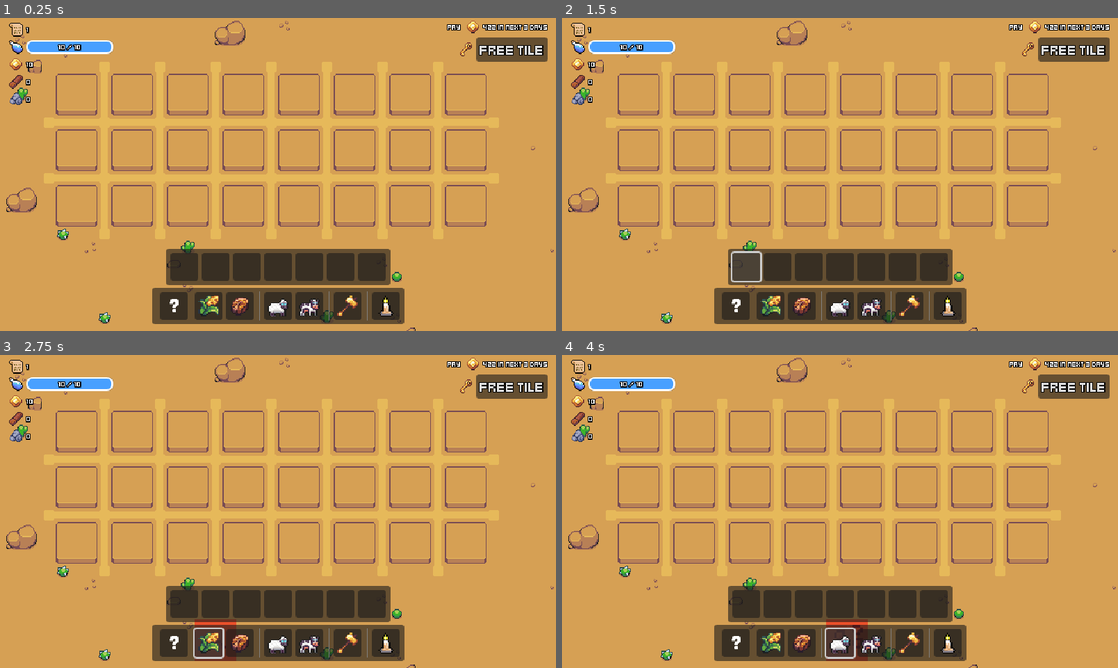
Above: before the commit, frames 1-4 (two rows, left to right).
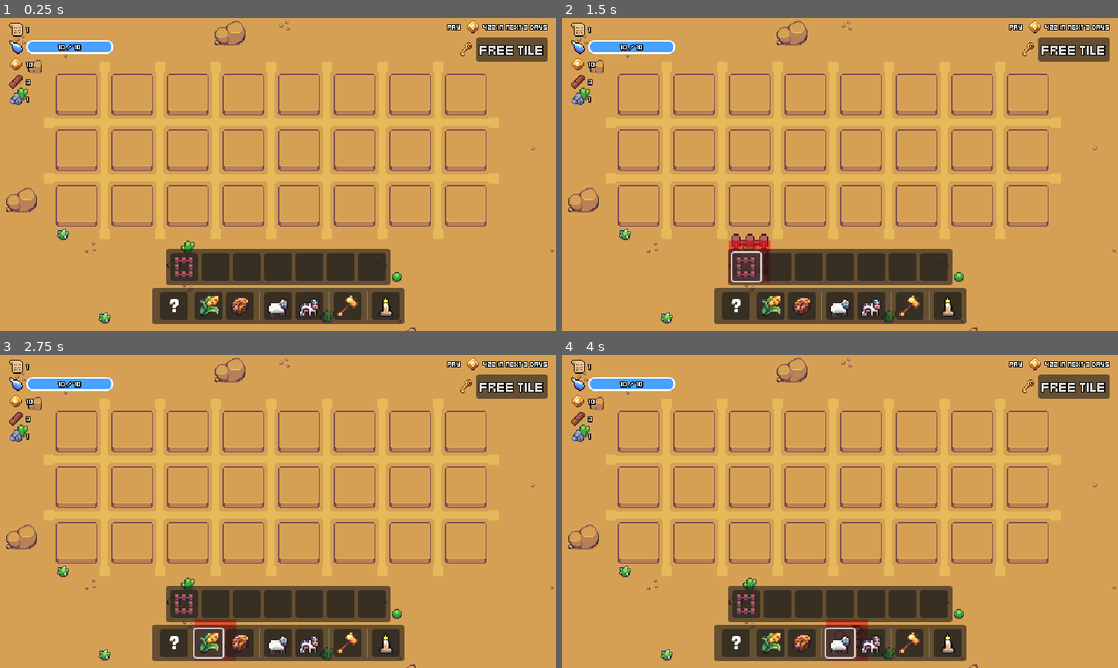
Above: after the commit, the same moments.

Repository: w-dib/DesertPunk
Game: Godot game, scene res://scenes/main/game.tscn
The game is run twice, just before and just after one commit, with the same random seed, the same clock (stepped at 60 frames per second) and the same inputs.
Inputs (mouse positions are in pixels of both pictures, inside the frame that each line leads up to):
- Up to frame 1 (0.25 s): no input
- Up to frame 2 (1.5 s): click (745, 265) at 0.52 s; click (745, 265) at 1.27 s
- Up to frame 3 (2.75 s): click (211, 642) at 2 s
- Up to frame 4 (4 s): click (801, 642) at 2.75 s; click (840, 642) at 3.5 s

The runs differ from the first frame. In frame 1, 0.1% of the frame differs, in the area x 4-35%, y 20-83%; in frame 2, 0.6%, in the area x 4-38%, y 20-85%; in frame 3, 0.1%; in frame 4, 0.1%.

Commit message:
Add farm as deployable

Diff:
--- /dev/null
+++ b/resources/building/farm.tres
@@ -0,0 +1,18 @@
+[gd_resource type="Resource" script_class="Building" load_steps=2 format=3 uid="uid://btmxe2fvo0y8b"]
+
+[ext_resource type="Script" path="res://scripts/resource_base/building.gd" id="1_yxs2b"]
+
+[resource]
+script = ExtResource("1_yxs2b")
+name = "Farm"
+cost_wood = 1
+cost_stone = 0
+cost_cloth = 0
+tile_type = 1
+can_be_free_tile = true
+costs_action_to_deply = true
+tile_map_source = 0
+tile_map_coordinates = Vector2i(0, 0)
+descriptor_text = "Grows animals over time.
+Animals feed on plants."
+deployable_scene = "res://scenes/deployables/buildings/farm.tscn"
--- a/scenes/UI/ui.tscn
+++ b/scenes/UI/ui.tscn
@@ -9,8 +9,10 @@
 [ext_resource type="Texture2D" uid="uid://mrpbaru52fy5" path="res://assets/icons/barley.png" id="4_wvrwy"]
 [ext_resource type="Resource" uid="uid://s4cgle27sbwl" path="res://resources/animals/camel.tres" id="5_jplgw"]
 [ext_resource type="Texture2D" uid="uid://djsufpb4iexqf" path="res://assets/icons/date.png" id="5_xvnit"]
+[ext_resource type="Resource" uid="uid://btmxe2fvo0y8b" path="res://resources/building/farm.tres" id="6_66q4k"]
 [ext_resource type="Texture2D" uid="uid://bok213me2v2io" path="res://assets/tile_maps/PasturingSheepIdleSide.png" id="6_wadh2"]
 [ext_resource type="Texture2D" uid="uid://cbe18yvclsqk5" path="res://assets/tile_maps/GrazingCowIdleSide.png" id="7_5ie6m"]
+[ext_resource type="Texture2D" uid="uid://bcbpmh4f00cif" path="res://assets/icons/farm.png" id="7_ubmeb"]
 [ext_resource type="Texture2D" uid="uid://dakn3r5jsi667" path="res://assets/icons/hammer.png" id="8_ktomk"]
 [ext_resource type="Texture2D" uid="uid://cm8xai6eqofem" path="res://assets/icons/candle.png" id="9_va0er"]
 [ext_resource type="Texture2D" uid="uid://cgfrsvhr04qgo" path="res://assets/icons/calendar.png" id="10_icg0r"]
@@ -28,13 +30,14 @@
 atlas = ExtResource("7_5ie6m")
 region = Rect2(0, 0, 16, 16)
 
-[node name="UI" type="CanvasLayer" node_paths=PackedStringArray("build_bar", "barley_button", "dates_button", "goat_button", "camel_button", "end_day_button", "popup_panel", "yes_button", "no_button")]
+[node name="UI" type="CanvasLayer" node_paths=PackedStringArray("build_bar", "barley_button", "dates_button", "goat_button", "camel_button", "farm_button", "end_day_button", "popup_panel", "yes_button", "no_button")]
 script = ExtResource("1_fdw0t")
 build_bar = NodePath("ActionBarControl/BuildBar")
 barley_button = NodePath("ActionBarControl/ActionBar/MarginContainer/BottomContainer/ButtonContainer/BarleyButton")
 dates_button = NodePath("ActionBarControl/ActionBar/MarginContainer/BottomContainer/ButtonContainer/DatesButton")
 goat_button = NodePath("ActionBarControl/ActionBar/MarginContainer/BottomContainer/ButtonContainer/GoatButton")
 camel_button = NodePath("ActionBarControl/ActionBar/MarginContainer/BottomContainer/ButtonContainer/CamelButton")
+farm_button = NodePath("ActionBarControl/BuildBar/MarginContainer/BuildMenu/FarmButton")
 end_day_button = NodePath("ActionBarControl/ActionBar/MarginContainer/BottomContainer/EndDay")
 popup_panel = NodePath("PopupPanel")
 yes_button = NodePath("PopupPanel/PanelContainer/Panel/MarginContainer/VBoxContainer/HBoxContainer/YesButton")
@@ -43,6 +46,7 @@
 dates_resource = ExtResource("3_yj0vm")
 goat_resource = ExtResource("4_oyjvt")
 camel_resource = ExtResource("5_jplgw")
+farm_resource = ExtResource("6_66q4k")
 
 [node name="ActionBarControl" type="Control" parent="."]
 custom_minimum_size = Vector2(640, 95)
@@ -77,9 +81,12 @@
 size_flags_vertical = 4
 columns = 10
 
-[node name="Button" type="Button" parent="ActionBarControl/BuildBar/MarginContainer/BuildMenu"]
-custom_minimum_size = Vector2(32, 32)
-layout_mode = 2
+[node name="FarmButton" type="Button" parent="ActionBarControl/BuildBar/MarginContainer/BuildMenu"]
+custom_minimum_size = Vector2(32, 32)
+layout_mode = 2
+icon = ExtResource("7_ubmeb")
+icon_alignment = 1
+expand_icon = true
 
 [node name="Button2" type="Button" parent="ActionBarControl/BuildBar/MarginContainer/BuildMenu"]
 custom_minimum_size = Vector2(32, 32)
@@ -405,6 +412,7 @@
 text = "free tile"
 
 [node name="PopupPanel" type="Control" parent="."]
+visible = false
 layout_mode = 3
 anchors_preset = 15
 anchor_right = 1.0
--- /dev/null
+++ b/scenes/deployables/buildings/base_building.tscn
@@ -0,0 +1,67 @@
+[gd_scene load_steps=7 format=3 uid="uid://luhukhrak7ou"]
+
+[ext_resource type="Script" path="res://scripts/logic/building_logic.gd" id="1_cu5or"]
+[ext_resource type="Texture2D" uid="uid://bcbpmh4f00cif" path="res://assets/icons/farm.png" id="2_632ty"]
+[ext_resource type="Resource" uid="uid://btmxe2fvo0y8b" path="res://resources/building/farm.tres" id="2_peprd"]
+[ext_resource type="Script" path="res://components/deployable_component.gd" id="4_3033j"]
+[ext_resource type="Theme" uid="uid://0e4aimj026h8" path="res://resources/theme/main.tres" id="5_at15n"]
+
+[sub_resource type="RectangleShape2D" id="RectangleShape2D_rompp"]
+size = Vector2(48, 48)
+
+[node name="Building" type="Area2D" node_paths=PackedStringArray("descriptor_text", "descriptor_ui")]
+collision_layer = 2
+collision_mask = 3
+script = ExtResource("1_cu5or")
+descriptor_text = NodePath("DescriptorUI/PanelContainer/MarginContainer/DescriptorText")
+descriptor_ui = NodePath("DescriptorUI")
+resource = ExtResource("2_peprd")
+
+[node name="CollisionShape2D" type="CollisionShape2D" parent="."]
+shape = SubResource("RectangleShape2D_rompp")
+
+[node name="1" type="Sprite2D" parent="."]
+texture = ExtResource("2_632ty")
+
+[node name="DeployableComponent" type="Node2D" parent="." node_paths=PackedStringArray("parent_building")]
+script = ExtResource("4_3033j")
+parent_building = NodePath("..")
+
+[node name="DescriptorUI" type="Control" parent="."]
+z_index = 2
+layout_mode = 3
+anchors_preset = 15
+anchor_right = 1.0
+anchor_bottom = 1.0
+offset_top = -64.0
+offset_right = 140.0
+offset_bottom = -39.0
+grow_horizontal = 2
+grow_vertical = 2
+theme = ExtResource("5_at15n")
+
+[node name="PanelContainer" type="PanelContainer" parent="DescriptorUI"]
+layout_mode = 1
+anchors_preset = 15
+anchor_right = 1.0
+anchor_bottom = 1.0
+grow_horizontal = 2
+grow_vertical = 2
+
+[node name="MarginContainer" type="MarginContainer" parent="DescriptorUI/PanelContainer"]
+layout_mode = 2
+theme_override_constants/margin_left = 5
+theme_override_constants/margin_top = 5
+theme_override_constants/margin_right = 5
+theme_override_constants/margin_bottom = 5
+
+[node name="DescriptorText" type="Label" parent="DescriptorUI/PanelContainer/MarginContainer"]
+unique_name_in_owner = true
+layout_mode = 2
+text = "Node text"
+vertical_alignment = 1
+autowrap_mode = 2
+
+[connection signal="input_event" from="." to="." method="_on_input_event"]
+[connection signal="mouse_entered" from="." to="." method="_on_mouse_entered"]
+[connection signal="mouse_exited" from="." to="." method="_on_mouse_exited"]
--- /dev/null
+++ b/scenes/deployables/buildings/farm.tscn
@@ -0,0 +1,8 @@
+[gd_scene load_steps=2 format=3 uid="uid://c75eruthvm370"]
+
+[ext_resource type="PackedScene" uid="uid://luhukhrak7ou" path="res://scenes/deployables/buildings/base_building.tscn" id="1_858qp"]
+
+[node name="Farm" instance=ExtResource("1_858qp")]
+
+[node name="1" parent="." index="1"]
+offset = Vector2(0, -8)
--- a/scenes/main/game.tscn
+++ b/scenes/main/game.tscn
@@ -1,9 +1,8 @@
-[gd_scene load_steps=26 format=3 uid="uid://cqu2iss2l2sym"]
+[gd_scene load_steps=23 format=3 uid="uid://cqu2iss2l2sym"]
 
 [ext_resource type="Script" path="res://scripts/main/game.gd" id="1_kfgdk"]
 [ext_resource type="Script" path="res://scripts/camera/camera_2d.gd" id="2_jf6k2"]
 [ext_resource type="Texture2D" uid="uid://du06h3to3htwg" path="res://assets/tile_maps/desertdoodles.png" id="2_vcnjb"]
-[ext_resource type="PackedScene" uid="uid://by6xvmymft6dw" path="res://scenes/UI/hover_mouse.tscn" id="3_c0fkh"]
 [ext_resource type="Texture2D" uid="uid://qmfb7ejyjmo5" path="res://assets/tile_maps/DesertTilemap16x16.png" id="5_rf0fu"]
 [ext_resource type="Texture2D" uid="uid://b34253l2qn71t" path="res://assets/tile_maps/DesertTilemapBlankBackground.png" id="6_5d38u"]
 [ext_resource type="PackedScene" uid="uid://noaelpdlywqs" path="res://scenes/UI/ui.tscn" id="6_dhwtt"]
@@ -11,7 +10,6 @@
 [ext_resource type="Texture2D" uid="uid://mrpbaru52fy5" path="res://assets/icons/barley.png" id="7_nldxv"]
 [ext_resource type="Texture2D" uid="uid://bok213me2v2io" path="res://assets/tile_maps/PasturingSheepIdleSide.png" id="8_c46ho"]
 [ext_resource type="Texture2D" uid="uid://djsufpb4iexqf" path="res://assets/icons/date.png" id="8_vufiq"]
-[ext_resource type="Script" path="res://scripts/resource_base/growable.gd" id="14_3aqaw"]
 [ext_resource type="Texture2D" uid="uid://t6a5mm0bgi10" path="res://assets/icons/wood.png" id="14_yyn2l"]
 [ext_resource type="Texture2D" uid="uid://bo48si7atv3lk" path="res://assets/icons/stone.png" id="15_hhqkg"]
 
@@ -362,36 +360,13 @@
 sources/7 = SubResource("TileSetAtlasSource_gf01t")
 sources/8 = SubResource("TileSetAtlasSource_7pe2t")
 
-[sub_resource type="Resource" id="Resource_2j4is"]
-resource_local_to_scene = true
-script = ExtResource("14_3aqaw")
-name = "Camel"
-sells_for = 15
-growth_time = 5
-only_grows_on_action = false
-needs_daily_watering_to_grow = false
-needs_nearby_plants_to_grow = true
-tile_type = 0
-can_be_free_tile = false
-costs_action_to_deply = true
-tile_map_source = 0
-tile_map_coordinates = Vector2i(0, 0)
-descriptor_text = ""
-deployable_scene = ""
-
-[node name="Game" type="Node2D" node_paths=PackedStringArray("hover_mouse", "tile_map")]
+[node name="Game" type="Node2D" node_paths=PackedStringArray("tile_map")]
 script = ExtResource("1_kfgdk")
-hover_mouse = NodePath("HoverMouse")
 tile_map = NodePath("World/TileMap")
 
 [node name="Camera2D" type="Camera2D" parent="."]
 position = Vector2(320, 180)
 script = ExtResource("2_jf6k2")
-
-[node name="HoverMouse" parent="." node_paths=PackedStringArray("tile_map") instance=ExtResource("3_c0fkh")]
-visible = false
-z_index = 4
-tile_map = NodePath("../World/TileMap")
 
 [node name="World" type="Node2D" parent="."]
 
@@ -409,6 +384,6 @@
 layer_3/tile_data = PackedInt32Array()
 
 [node name="UI" parent="." instance=ExtResource("6_dhwtt")]
-camel_resource = SubResource("Resource_2j4is")
+camel_resource = null
 
 [node name="Tiles" type="Node" parent="."]
--- a/scripts/UI/UI.gd
+++ b/scripts/UI/UI.gd
@@ -4,10 +4,14 @@
 signal day_advanced
 
 @export var build_bar: PanelContainer
+
+##building_buttons
 @export var barley_button: Button
 @export var dates_button: Button
 @export var goat_button: Button
 @export var camel_button: Button
+@export var farm_button: Button
+
 @export var end_day_button: Button
 @export var popup_panel: Control
 @export var yes_button: Button
@@ -17,6 +21,7 @@
 @export var dates_resource : Growable
 @export var goat_resource : Growable
 @export var camel_resource : Growable
+@export var farm_resource : Building
 
 
 @onready var calendar_text: Label = %CalendarText
@@ -32,11 +37,12 @@
 	dates_button.pressed.connect(handle_action_bar_press.bind(dates_button))
 	goat_button.pressed.connect(handle_action_bar_press.bind(goat_button))
 	camel_button.pressed.connect(handle_action_bar_press.bind(camel_button))
+	farm_button.pressed.connect(handle_action_bar_press.bind(farm_button))
 	end_day_button.pressed.connect(handle_action_bar_press.bind(end_day_button))
 	yes_button.pressed.connect(handle_action_bar_press.bind(yes_button))
 	no_button.pressed.connect(handle_action_bar_press.bind(no_button))
 
-func _process(delta: float) -> void:
+func _process(_delta: float) -> void:
 	calendar_text.text = str(DataManager.calendar)
 	coin_text.text = str(DataManager.coins)
 	wood_text.text = str(DataManager.wood)
@@ -54,6 +60,8 @@
 			print("goat")
 		camel_button:
 			print("camel")
+		farm_button:
+			deploy(farm_resource)
 		end_day_button:
 			check_end_day()
 		yes_button:
--- a/scripts/globals/data_manager.gd
+++ b/scripts/globals/data_manager.gd
@@ -9,9 +9,9 @@
 var water : int = 10 :
 	set(new_value):
 		water = new_value
-var wood : int = 0 :
+var wood : int = 3 :
 	set(new_value):
 		wood = new_value
-var stone : int = 0 :
+var stone : int = 1 :
 	set(new_value):
 		stone = new_value
--- /dev/null
+++ b/scripts/logic/building_logic.gd
@@ -0,0 +1,27 @@
+extends Area2D
+
+@export var descriptor_text: Label
+@export var descriptor_ui: Control
+@export var resource: DeployableResource
+
+var has_built = false
+var first_click = true
+
+func _ready() -> void:
+	descriptor_text.text = resource.descriptor_text
+	descriptor_ui.hide()
+
+func _on_mouse_entered() -> void:
+	if has_built:
+		descriptor_ui.show()
+
+func _on_mouse_exited() -> void:
+	if has_built:
+		descriptor_ui.hide()
+
+func _on_input_event(viewport: Node, event: InputEvent, shape_idx: int) -> void:
+	if event.is_action_pressed("interact") && has_built:
+		if first_click:
+			first_click = false
+		else:
+			resource.action()
--- a/scripts/logic/deployable_logic.gd
+++ b/scripts/logic/deployable_logic.gd
@@ -3,7 +3,6 @@
 @export var descriptor_text: Label
 @export var descriptor_ui: Control
 @export var resource: DeployableResource
-
 
 var has_built = false
 var first_click = true
@@ -21,7 +20,7 @@
 	if has_built:
 		descriptor_ui.hide()
 
-func _on_input_event(viewport: Node, event: InputEvent, shape_idx: int) -> void:
+func _on_input_event(_viewport: Node, event: InputEvent, _shape_idx: int) -> void:
 	if event.is_action_pressed("interact") && has_built:
 		if first_click:
 			first_click = false
--- a/scripts/main/game.gd
+++ b/scripts/main/game.gd
@@ -42,7 +42,7 @@
 	current_deployable = null
 	DataManager.water -= 1
 	for node in get_tree().get_nodes_in_group("deployed_tiles"):
-		var deployable_component = node.get_node("DeployableComponent")
+		deployable_component = node.get_node("DeployableComponent")
 		if deployable_component.has_signal("deployable_deployed"):
 			if deployable_component.is_connected("deployable_deployed" , _on_deployable_deployed):
 				deployable_component.disconnect("deployable_deployed" , _on_deployable_deployed)
Not shown, added: assets/icons/bootsplash.png.import
Binary file added: assets/icons/farm.png
Not shown, added: assets/icons/farm.png.import
Not shown: 1 places in scenes/UI/ui.tscn that only renumber resources
Not shown, added: assets/icons/bootsplash.png
